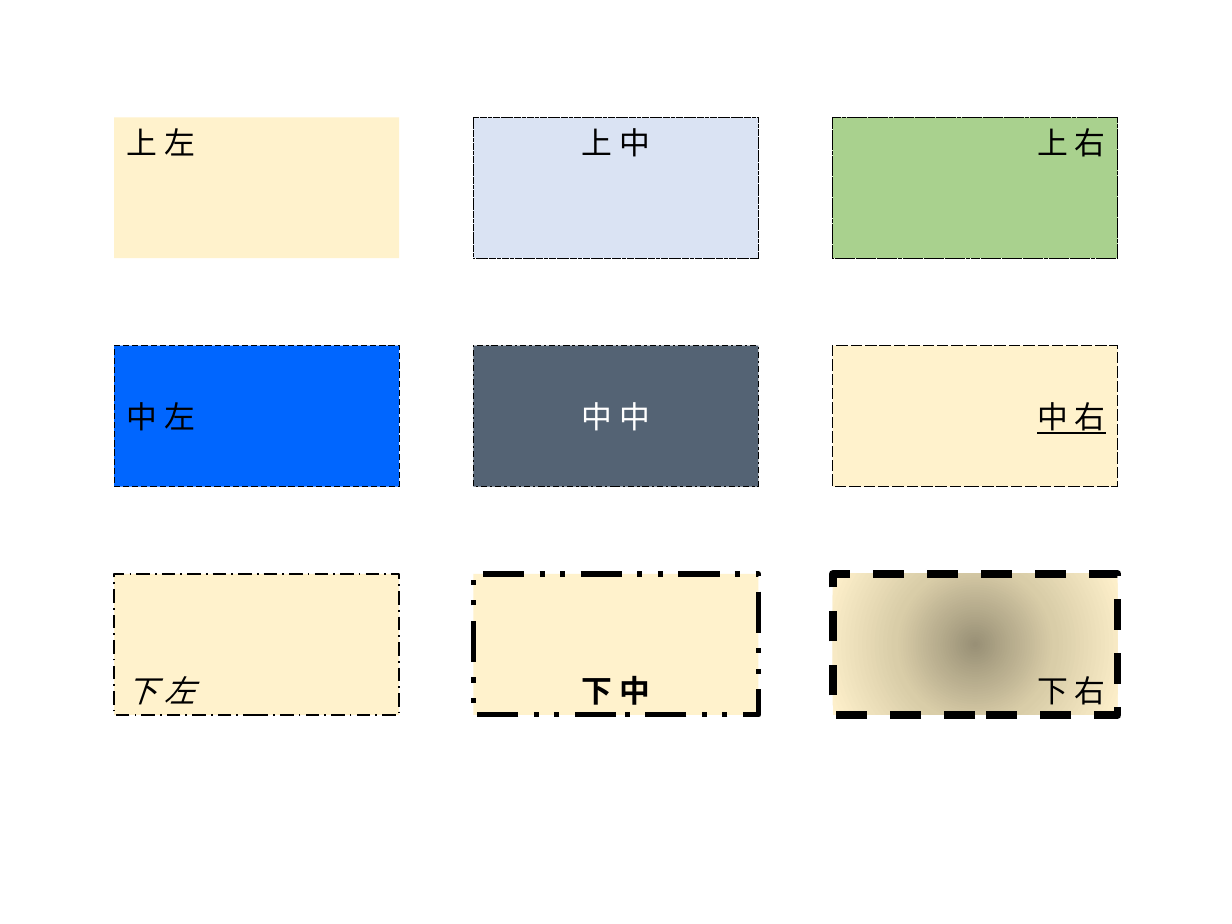
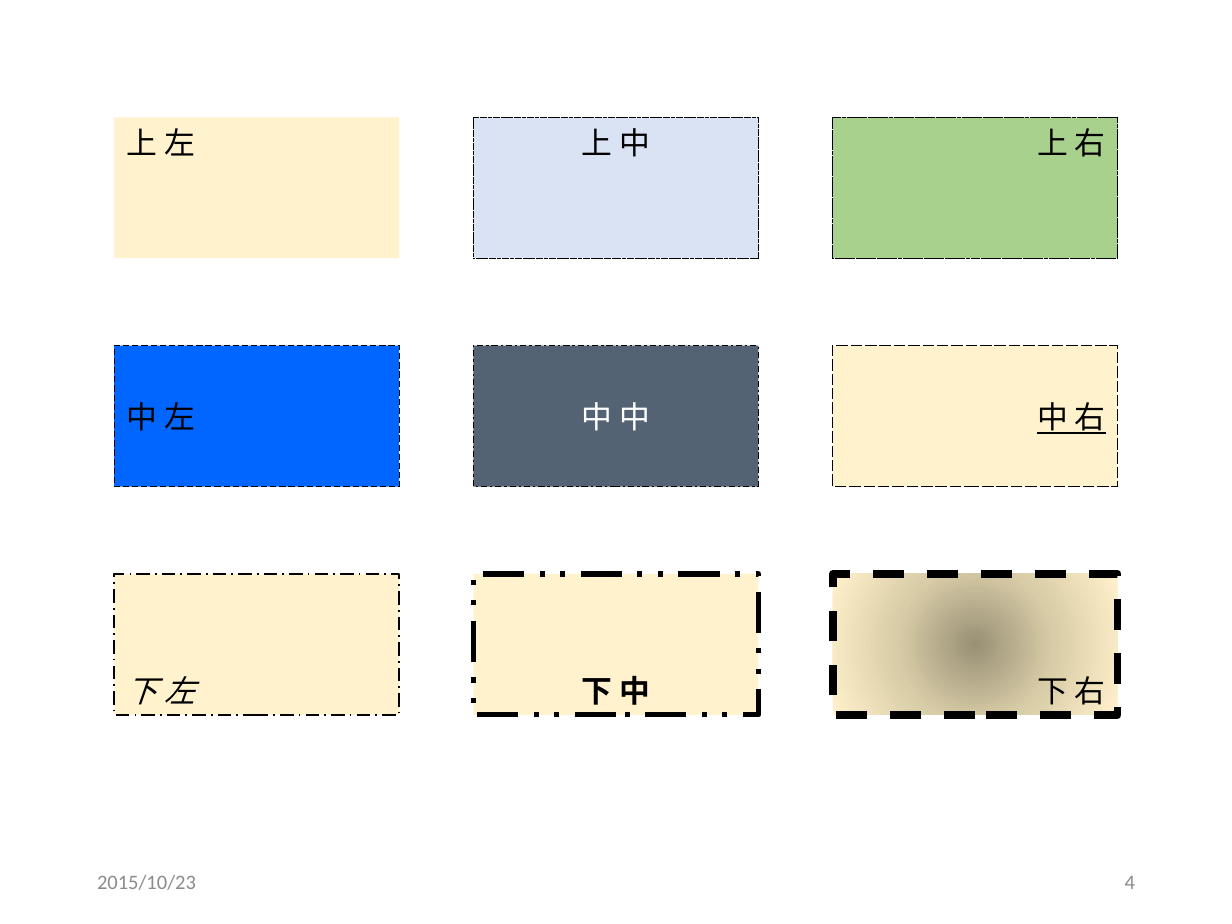
Before and after one commit to g21589/PPTX2HTML, a slide deck: slide 4 of files/test.pptx. Drawn at 1232x924 pixels with LibreOffice and Linux fonts; fonts in the diff are those of the drawing. Boxes give left, top, right and bottom in pixels: in the first picture for what was removed or moved away, otherwise in the second. Text is boxed around its words. In the diff, an @@ line names an element or a change of style, - is before the commit and + after.

```diff
--- a/files/test.pptx
+++ b/files/test.pptx
@@ text added at [97, 875, 196, 890], 12 pt, text #8C8C8C @@
+2015/10/23
@@ page number added at [1125, 876, 1135, 889], 12 pt, text #8C8C8C @@
+4
```
Also in this commit, not shown: 4 other slides changed, 1 slide added, 35 other files.
